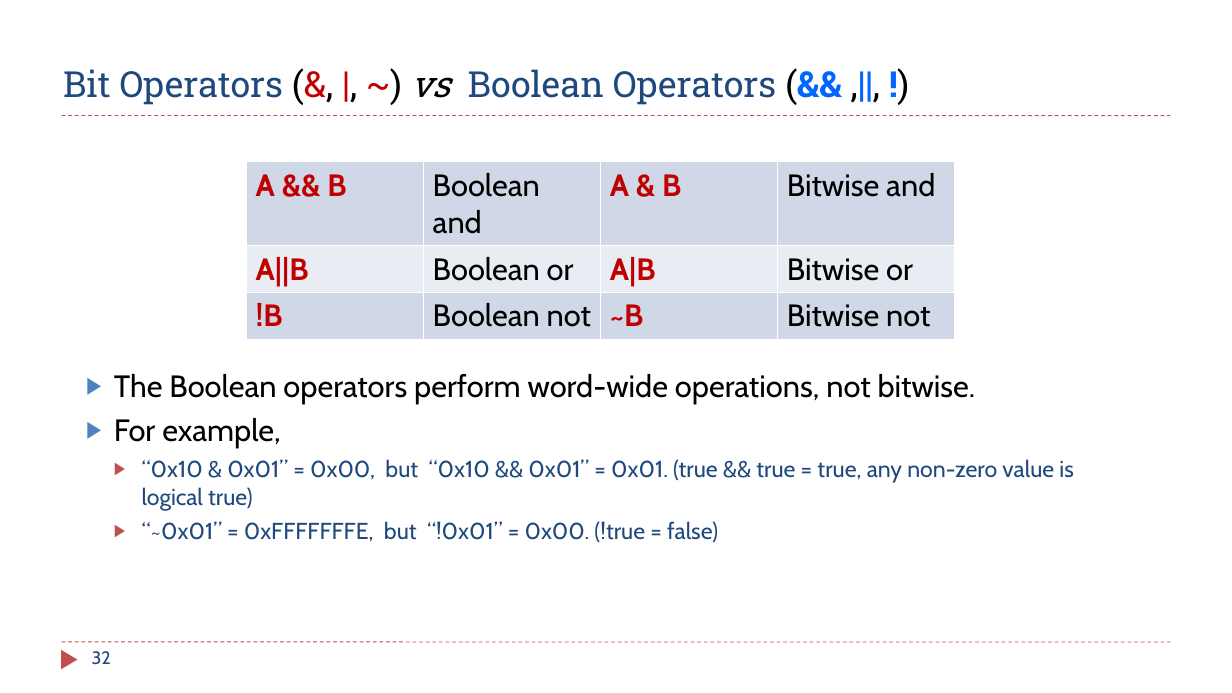
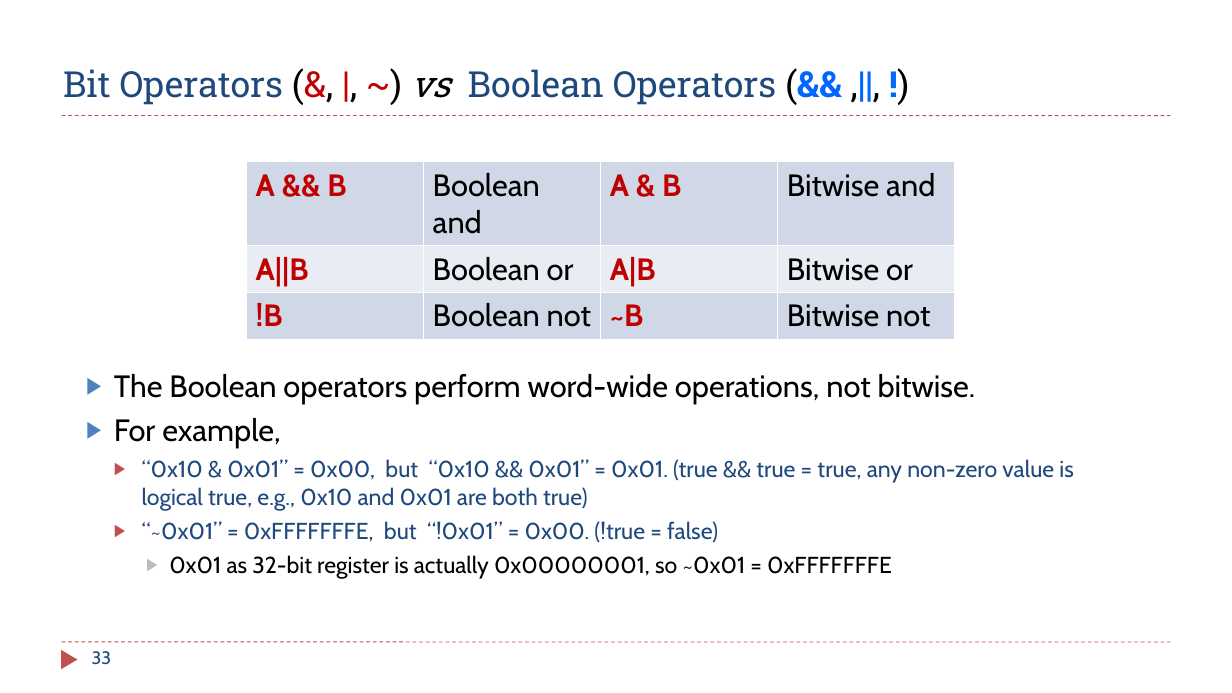
Before and after one commit to guhofstra/CSC111Sp26, a slide deck: slide 33 of PPTs/Ch4_ARM_Arithmetic_Logic.pptx (slide 32 before the commit). Drawn at 1232x693 pixels with LibreOffice and Linux fonts; fonts in the diff are those of the drawing. Boxes give left, top, right and bottom in pixels: in the first picture for what was removed or moved away, otherwise in the second. Text is boxed around its words. In the diff, an @@ line names an element or a change of style, - is before the commit and + after.

```diff
--- a/PPTs/Ch4_ARM_Arithmetic_Logic.pptx
+++ b/PPTs/Ch4_ARM_Arithmetic_Logic.pptx
@@ text at box(142, 459, 1073, 511): text changed @@
-  ▶ “0x10 & 0x01” = 0x00, but “0x10 && 0x01” = 0x01. (true && true = true, any non-zero value is logical true)
+  ▶ “0x10 & 0x01” = 0x00, but “0x10 && 0x01” = 0x01. (true && true = true, any non-zero value is logical true, e.g., 0x10 and 0x01 are both true)
@@ text at box(169, 555, 892, 579): paragraph added @@
+    ▶ 0x01 as 32-bit register is actually 0x00000001, so ~0x01 = 0xFFFFFFFE
@@ page number at box(92, 651, 112, 665): text changed @@
-32
+33
```
Also in this commit, not shown: 15 other slides changed, 2 slides added, 5 other files.
